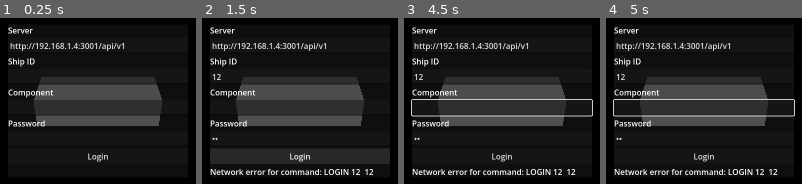
Above: before the commit, frames 1-4 (left to right).
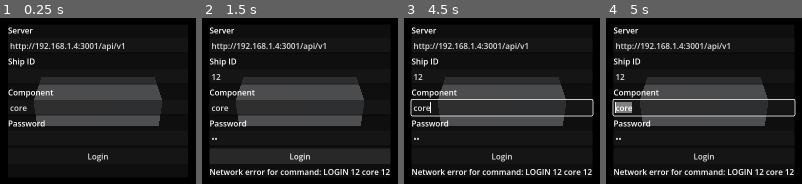
Above: after the commit, the same moments.

Repository: blkgoose/helion
Game: Godot game, scene res://scenes/main.tscn
Same seed, same stepped clock (60 frames per second), same inputs: the game is played once before the commit and once after it.
Inputs (mouse positions are in pixels of both pictures, inside the frame that each line leads up to):
- Up to frame 1 (0.25 s): no input
- Up to frame 2 (1.5 s): click (300, 76) at 0.52 s; type "12" at 0.6 s; click (300, 139) at 0.75 s; type "12" at 0.83 s; click "Login" at 1.25 s
- Up to frame 3 (4.5 s): tap Enter at 2, 3.5 s; move the mouse to (outside the picture) at 2.02 s; hold W 2.03-2.75 s; click (outside the picture) at 2.17 s; tap Space at 2.27, 2.75, 4.25 s; drag from (outside the picture) to (outside the picture) at 2.77 s; move the mouse to (outside the picture) at 3.52 s; hold A 3.53-4.25 s; drag from (541, 101) to (outside the picture) at 4.27 s
- Up to frame 4 (5 s): no input

The runs differ from the first frame. In frame 1, 0.2% of the frame differs, in the area x 5-14%, y 53-57%; in frame 2, 5.0%; in frame 3, 5.3%; in frame 4, 5.7%, in the area x 3-97%, y 5-95%.

Commit message:
Login: split a pasted "LOGIN id component password" string into the fields
Same behavior as ionizer: LOGIN keyword optional, exactly three tokens,
fills the fields and connects. Component defaults to "core".

Co-Authored-By: Claude <noreply@anthropic.com>

Diff:
--- a/scripts/main.gd
+++ b/scripts/main.gd
@@ -84,7 +84,7 @@
 	var env_url := OS.get_environment("ION_SERVER_URL")
 	_add_field(box, "server", "Server", env_url if env_url != "" else IonClient.server_url, false)
 	_add_field(box, "ship", "Ship ID", "", false)
-	_add_field(box, "component", "Component", "", false)
+	_add_field(box, "component", "Component", "core", false)
 	_add_field(box, "password", "Password", "", true)
 
 	var button := Button.new()
@@ -104,8 +104,32 @@
 	edit.text = value
 	edit.secret = secret
 	edit.text_submitted.connect(func(_t): _on_login_pressed())
+	if key != "server":
+		edit.text_changed.connect(_on_credential_text_changed)
 	parent.add_child(edit)
 	_fields[key] = edit
+
+
+## Parses a pasted "LOGIN id component pass" (LOGIN keyword optional) into its three fields.
+static func parse_login_string(text: String) -> PackedStringArray:
+	var normalized := text.replace("\t", " ").replace("\n", " ").replace("\r", " ")
+	var tokens := normalized.split(" ", false)
+	if not tokens.is_empty() and tokens[0].to_upper() == "LOGIN":
+		tokens.remove_at(0)
+	if tokens.size() != 3:
+		return PackedStringArray()
+	return tokens
+
+
+## A paste into any credential field that looks like a login string fills all three and connects.
+func _on_credential_text_changed(text: String) -> void:
+	var parsed := parse_login_string(text)
+	if parsed.is_empty():
+		return
+	_fields.ship.text = parsed[0]
+	_fields.component.text = parsed[1]
+	_fields.password.text = parsed[2]
+	_on_login_pressed()
 
 
 func _show_login(message: String) -> void:
